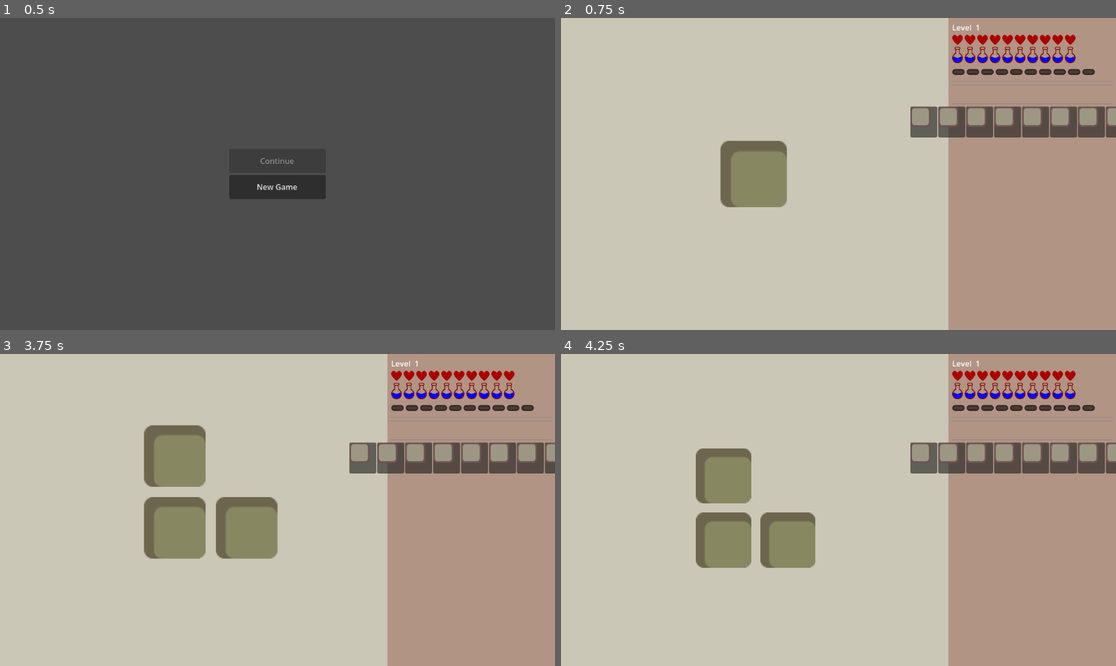
Above: before the commit, frames 1-4 (two rows, left to right).
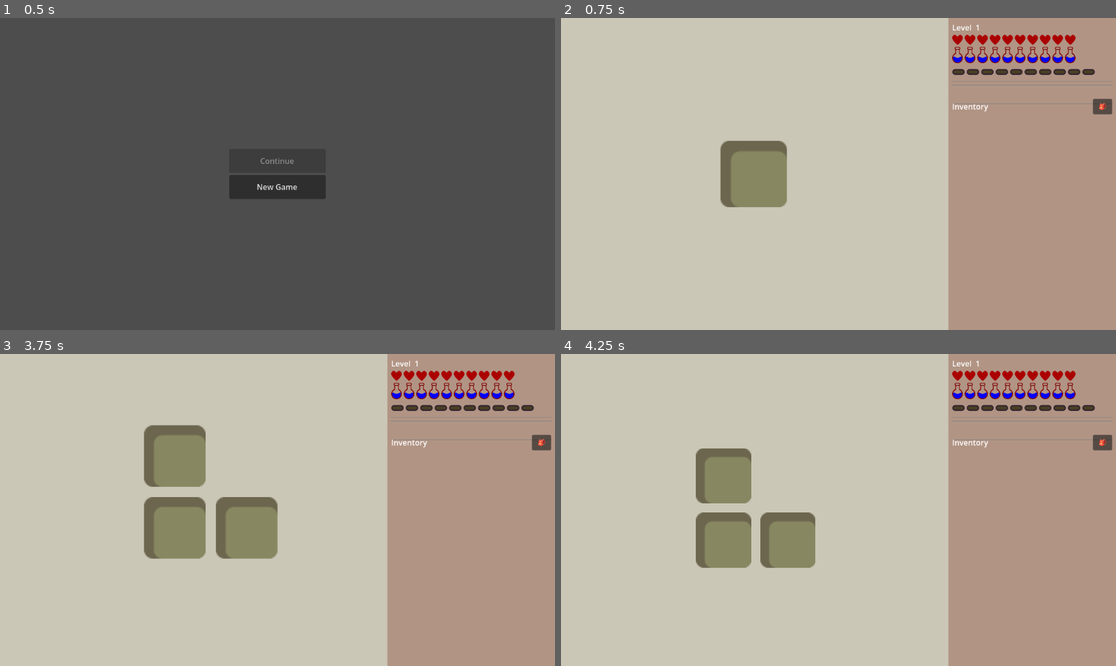
Above: after the commit, the same moments.

Repository: jiexdrop/run-reset
Game: Godot game, scene res://scenes/init.tscn
Same seed, same stepped clock (60 frames per second), same inputs: the game is played once before the commit and once after it.
Inputs (mouse positions are in pixels of both pictures, inside the frame that each line leads up to):
- Up to frame 1 (0.5 s): no input
- Up to frame 2 (0.75 s): click "New Game" at 0.5 s
- Up to frame 3 (3.75 s): click (543, 441) at 1.25 s, where only the run after the commit has a clickable "🎒"; click (543, 441) at 2 s, where only the run after the commit has a clickable "🎒"; click (543, 441) at 2.75 s, where only the run after the commit has a clickable "🎒"; tap Enter at 3.5 s; drag from (194, 510) to (333, 441) at 3.52 s
- Up to frame 4 (4.25 s): no input

Frame 1 is identical in both runs. In frame 2, 2.8% of the frame differs, in the area x 62-100%, y 25-39%; in frame 3, 2.8%; in frame 4, 2.8%.

Commit message:
improve inventory

Diff:
--- a/scenes/game.gd
+++ b/scenes/game.gd
@@ -253,10 +253,11 @@
 
 
 func _enter_next_level() -> void:
-	SaveManager.next_level()
+	GameState.tiles = {}
+	GameState.monsters = []
+	GameState.level += 1
+	GameState.mark_dirty()
 	SaveManager.save()
-	# Reload the main scene — game.gd._ready() will call generate_tiles()
-	# because GameState.tiles is now empty.
 	get_tree().change_scene_to_file("res://scenes/main.tscn")
 
 
--- a/scenes/inventory_ui.gd
+++ b/scenes/inventory_ui.gd
@@ -1,161 +1,98 @@
 extends Control
-class_name InventoryUI
 
-## InventoryUI — the 8-slot hotbar strip shown inside CombatUI.
-##
-## Layout (left→right):
-##   [Slot0][Slot1]…[Slot7]  [🎒 Bag]
-##
-## The "Bag" button opens the BagUI overlay (spawned as a sibling in the scene tree).
+## Emitted when a slot is clicked. Passes the slot index.
+signal slot_clicked(index: int)
+## Emitted when the bag button is pressed.
+signal bag_opened
 
-const ItemSlotScene = preload("res://scenes/item_slot.tscn")
-const BagUIScene    = preload("res://scenes/bag_ui.tscn")
+# ── Configuration ────────────────────────────────────────────────────────────
+const SLOT_SIZE      := Vector2(48, 48)   # width × height of each slot button
+const SLOT_MIN_COLS  := 2                 # never fewer than this many columns
+const SLOT_MAX_COLS  := 10                # never more than this many columns
+const SLOT_SEPARATION := 4               # must match the scene's h_separation
 
-@onready var _slot_row: HBoxContainer = $HBox/SlotRow
-@onready var _bag_btn:  Button        = $HBox/BagButton
+# ── Node refs ────────────────────────────────────────────────────────────────
+@onready var slot_grid  : GridContainer = $VBox/ScrollContainer/SlotGrid
+@onready var bag_button : Button        = $VBox/HeaderRow/BagButton
 
-var _slots: Array  = []    # Array[ItemSlot]
-var _bag_ui: Control = null
-
-# Drag state
-var _drag_container: String = ""
-var _drag_index:     int    = -1
-var _drag_ghost:     Control = null
+# ── State ─────────────────────────────────────────────────────────────────────
+var slot_buttons : Array[Button] = []
+var item_data    : Array         = []   # fill from outside; one entry per slot
 
 
 func _ready() -> void:
-	_build_slots()
-	InventoryState.inventory_changed.connect(_on_inventory_changed)
-	_bag_btn.pressed.connect(_toggle_bag)
+	bag_button.pressed.connect(_on_bag_pressed)
+	# Recalculate columns whenever our width changes.
+	resized.connect(_update_columns)
 
 
-# ── Build ─────────────────────────────────────────────────────────────────────
+# ── Public API ────────────────────────────────────────────────────────────────
 
-func _build_slots() -> void:
-	for child in _slot_row.get_children():
-		child.queue_free()
-	_slots.clear()
-
-	for i in range(InventoryState.HOTBAR_SIZE):
-		var slot: ItemSlot = ItemSlotScene.instantiate()
-		_slot_row.add_child(slot)
-		slot.setup("hotbar", i, false)
-		slot.slot_clicked.connect(_on_slot_clicked)
-		slot.drag_started.connect(_on_drag_started)
-		slot.drop_received.connect(_on_drop_received)
-		_slots.append(slot)
+## Call this to (re)build the slot grid with `count` slots.
+func setup(count: int) -> void:
+	_clear_slots()
+	for i in count:
+		var btn := Button.new()
+		btn.custom_minimum_size = SLOT_SIZE
+		btn.size_flags_horizontal = Control.SIZE_SHRINK_CENTER
+		btn.size_flags_vertical   = Control.SIZE_SHRINK_CENTER
+		btn.flat = false
+		btn.name = "Slot%d" % i
+		btn.tooltip_text = "Slot %d" % (i + 1)
+		btn.pressed.connect(_on_slot_pressed.bind(i))
+		slot_grid.add_child(btn)
+		slot_buttons.append(btn)
+	_update_columns()
 
 
-# ── Refresh ───────────────────────────────────────────────────────────────────
-
-func _on_inventory_changed() -> void:
-	for slot in _slots:
-		slot.refresh()
+## Refresh a single slot's icon/text from `item_data`.
+func refresh_slot(index: int) -> void:
+	if index >= slot_buttons.size():
+		return
+	var btn := slot_buttons[index]
+	if index < item_data.size() and item_data[index] != null:
+		var item = item_data[index]
+		# Adapt these property names to your actual item resource.
+		btn.text = item.get("icon_text", "")
+		btn.tooltip_text = item.get("name", "Slot %d" % (index + 1))
+	else:
+		btn.text = ""
+		btn.tooltip_text = "Slot %d" % (index + 1)
 
 
-# ── Slot interaction ──────────────────────────────────────────────────────────
-
-func _on_slot_clicked(container: String, index: int) -> void:
-	# If a drag is in progress, treat click as a drop target.
-	if _drag_index >= 0:
-		_complete_drop(container, index)
-		return
-	# Otherwise start drag from this slot (if non-empty and not frozen).
-	var slot_data = InventoryState.hotbar[index] if container == "hotbar" else InventoryState.bag[index]
-	if slot_data.get("item_key", "") == "" or slot_data.get("frozen", false):
-		return
-	_start_drag(container, index)
+## Refresh every slot at once.
+func refresh_all() -> void:
+	for i in slot_buttons.size():
+		refresh_slot(i)
 
 
-func _on_drag_started(container: String, index: int) -> void:
-	_start_drag(container, index)
+# ── Internal helpers ──────────────────────────────────────────────────────────
+
+func _clear_slots() -> void:
+	for btn in slot_buttons:
+		btn.queue_free()
+	slot_buttons.clear()
 
 
-func _on_drop_received(container: String, index: int) -> void:
-	_complete_drop(container, index)
+## Recalculate how many columns fit in the current width.
+func _update_columns() -> void:
+	if slot_grid == null:
+		return
+	var available: float = (slot_grid.get_parent() as Control).size.x  # ScrollContainer width
+	if available <= 0:
+		available = size.x                            # fallback to Control width
+	# cols = floor((available + sep) / (slot_size + sep))
+	var cols := int((available + SLOT_SEPARATION) / (SLOT_SIZE.x + SLOT_SEPARATION))
+	cols = clampi(cols, SLOT_MIN_COLS, SLOT_MAX_COLS)
+	if slot_grid.columns != cols:
+		slot_grid.columns = cols
 
 
-func _start_drag(container: String, index: int) -> void:
-	_drag_container = container
-	_drag_index     = index
-	_spawn_ghost(container, index)
+# ── Signal handlers ───────────────────────────────────────────────────────────
+
+func _on_slot_pressed(index: int) -> void:
+	slot_clicked.emit(index)
 
 
-func _complete_drop(target_container: String, target_index: int) -> void:
-	if _drag_index < 0:
-		return
-	InventoryState.swap_slots(_drag_container, _drag_index, target_container, target_index)
-	_cancel_drag()
-
-
-func _cancel_drag() -> void:
-	_drag_container = ""
-	_drag_index     = -1
-	if _drag_ghost:
-		_drag_ghost.queue_free()
-		_drag_ghost = null
-
-
-# ── Ghost drag visual ─────────────────────────────────────────────────────────
-
-func _spawn_ghost(container: String, index: int) -> void:
-	if _drag_ghost:
-		_drag_ghost.queue_free()
-
-	var slot_data = InventoryState.hotbar[index] if container == "hotbar" else InventoryState.bag[index]
-	var item_key  = slot_data.get("item_key", "")
-	if item_key == "":
-		return
-
-	var ghost      = TextureRect.new()
-	ghost.texture  = ItemRegistry.get_icon(item_key)
-	ghost.custom_minimum_size = Vector2(48, 48)
-	ghost.stretch_mode        = TextureRect.STRETCH_KEEP_ASPECT_CENTERED
-	ghost.modulate            = Color(1, 1, 1, 0.7)
-	ghost.mouse_filter        = Control.MOUSE_FILTER_IGNORE
-	ghost.z_index             = 100
-	add_child(ghost)
-	_drag_ghost = ghost
-
-
-func _process(_delta: float) -> void:
-	if _drag_ghost and _drag_index >= 0:
-		_drag_ghost.global_position = get_global_mouse_position() - Vector2(24, 24)
-
-
-func _unhandled_input(event: InputEvent) -> void:
-	if _drag_index >= 0 and event is InputEventMouseButton:
-		if event.button_index == MOUSE_BUTTON_RIGHT and event.pressed:
-			_cancel_drag()
-
-
-# ── Bag toggle ────────────────────────────────────────────────────────────────
-
-func _toggle_bag() -> void:
-	if _bag_ui and is_instance_valid(_bag_ui):
-		_bag_ui.queue_free()
-		_bag_ui = null
-		_bag_btn.text = "🎒"
-		return
-
-	_bag_ui = BagUIScene.instantiate()
-	# Add as sibling so it can float above CombatUI layout.
-	get_parent().add_child(_bag_ui)
-	_bag_ui.drag_requested.connect(_on_bag_drag_requested)
-	_bag_ui.drop_requested.connect(_on_bag_drop_requested)
-	_bag_ui.closed.connect(_on_bag_closed)
-	_bag_btn.text = "✕"
-
-
-func _on_bag_closed() -> void:
-	_bag_ui = null
-	_bag_btn.text = "🎒"
-
-
-# Forwarded from BagUI — treat the same as hotbar drag/drop.
-func _on_bag_drag_requested(container: String, index: int) -> void:
-	_start_drag(container, index)
-
-
-func _on_bag_drop_requested(container: String, index: int) -> void:
-	_complete_drop(container, index)
+func _on_bag_pressed() -> void:
+	bag_opened.emit()
--- a/scenes/inventory_ui.tscn
+++ b/scenes/inventory_ui.tscn
@@ -3,24 +3,41 @@
 [ext_resource type="Script" uid="uid://inv_ui_sc" path="res://scenes/inventory_ui.gd" id="1_invui"]
 
 [node name="InventoryUI" type="Control" unique_id=400000001]
-custom_minimum_size = Vector2(0, 64)
+custom_minimum_size = Vector2(0, 0)
 script = ExtResource("1_invui")
 
-[node name="HBox" type="HBoxContainer" parent="." unique_id=400000002]
+[node name="VBox" type="VBoxContainer" parent="." unique_id=400000010]
 layout_mode = 1
 anchors_preset = 15
 anchor_right = 1.0
 anchor_bottom = 1.0
 grow_horizontal = 2
 grow_vertical = 2
-alignment = 1
+theme_override_constants/separation = 4
 
-[node name="SlotRow" type="HBoxContainer" parent="HBox" unique_id=400000003]
+[node name="HeaderRow" type="HBoxContainer" parent="VBox" unique_id=400000011]
 layout_mode = 2
-theme_override_constants/separation = 2
+alignment = 3
 
-[node name="BagButton" type="Button" parent="HBox" unique_id=400000004]
-custom_minimum_size = Vector2(40, 56)
+[node name="InventoryLabel" type="Label" parent="VBox/HeaderRow" unique_id=400000012]
+layout_mode = 2
+size_flags_horizontal = 3
+text = "Inventory"
+
+[node name="BagButton" type="Button" parent="VBox/HeaderRow" unique_id=400000004]
+custom_minimum_size = Vector2(40, 32)
 layout_mode = 2
 text = "🎒"
 tooltip_text = "Open Bag"
+
+[node name="ScrollContainer" parent="VBox" unique_id=400000020]
+layout_mode = 2
+size_flags_vertical = 3
+custom_minimum_size = Vector2(0, 112)
+
+[node name="SlotGrid" type="GridContainer" parent="VBox/ScrollContainer" unique_id=400000003]
+layout_mode = 2
+size_flags_horizontal = 3
+columns = 5
+theme_override_constants/h_separation = 4
+theme_override_constants/v_separation = 4
